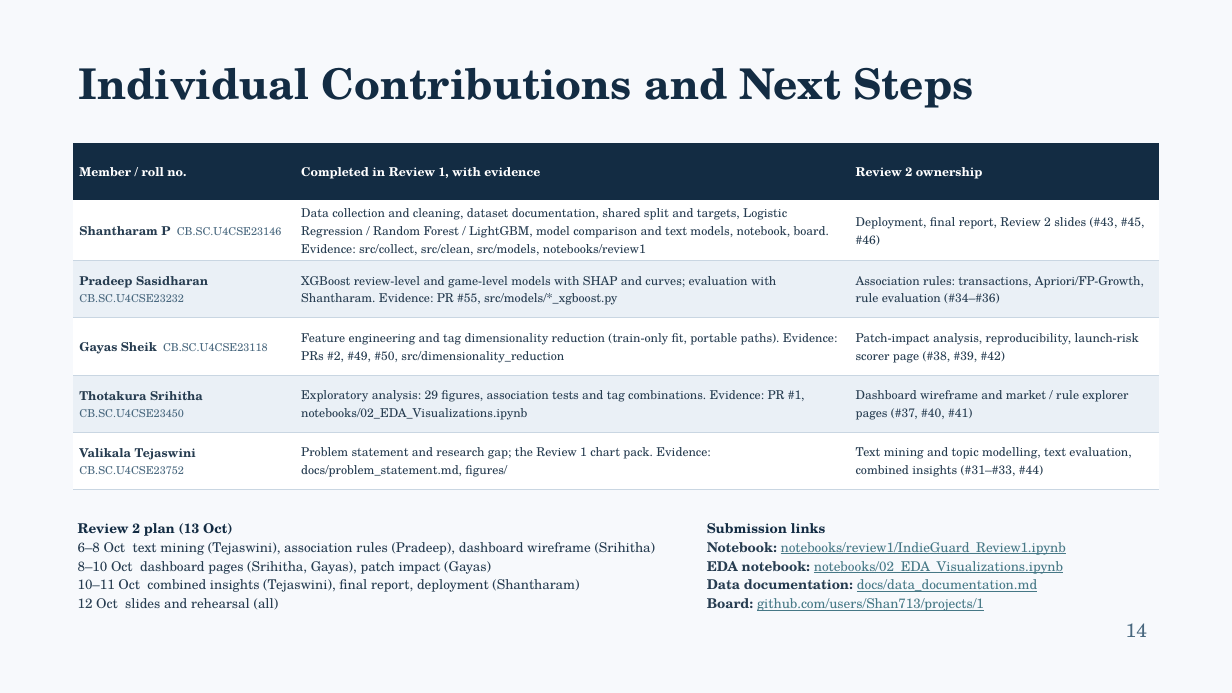
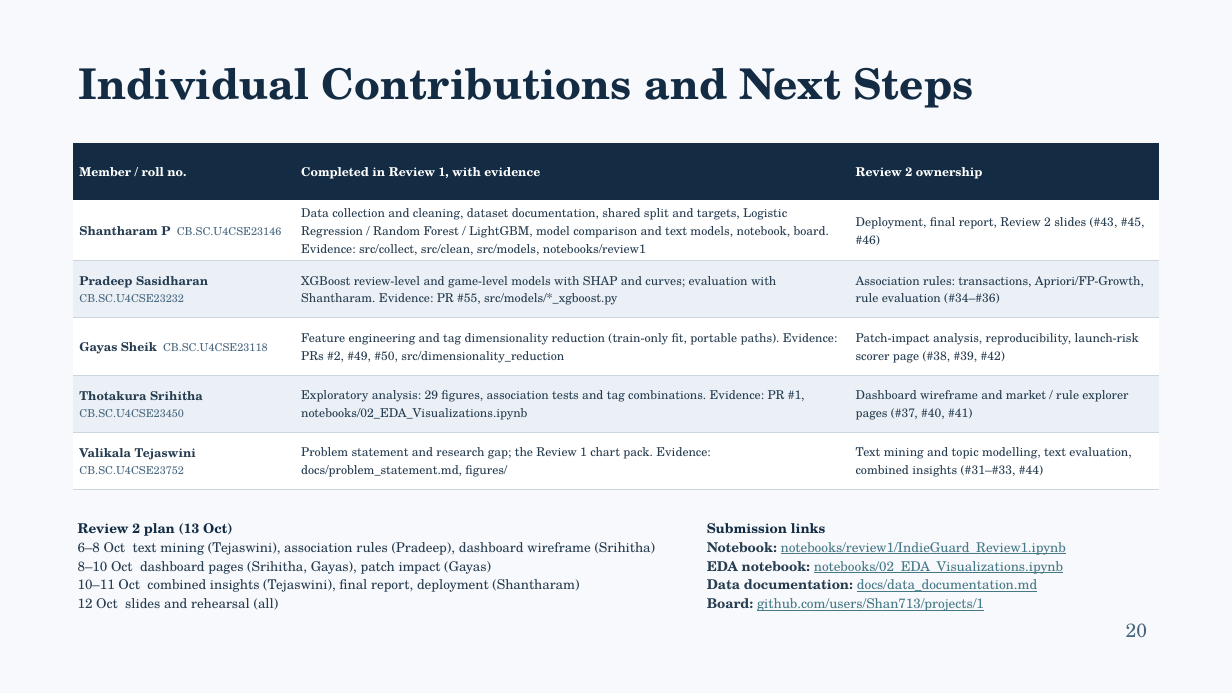
Before and after one commit to Shan713/IndieGuard, a slide deck: slide 20 of slides/review1.pptx (slide 14 before the commit). Drawn at 1232x693 pixels with LibreOffice and Linux fonts; fonts in the diff are those of the drawing. Boxes give left, top, right and bottom in pixels: in the first picture for what was removed or moved away, otherwise in the second. Text is boxed around its words. In the diff, an @@ line names an element or a change of style, - is before the commit and + after.

```diff
--- a/slides/review1.pptx
+++ b/slides/review1.pptx
@@ text at (1126, 623, 1147, 638): text changed @@
-14
+20
```
Also in this commit, not shown: 11 other slides changed, 6 slides added.
